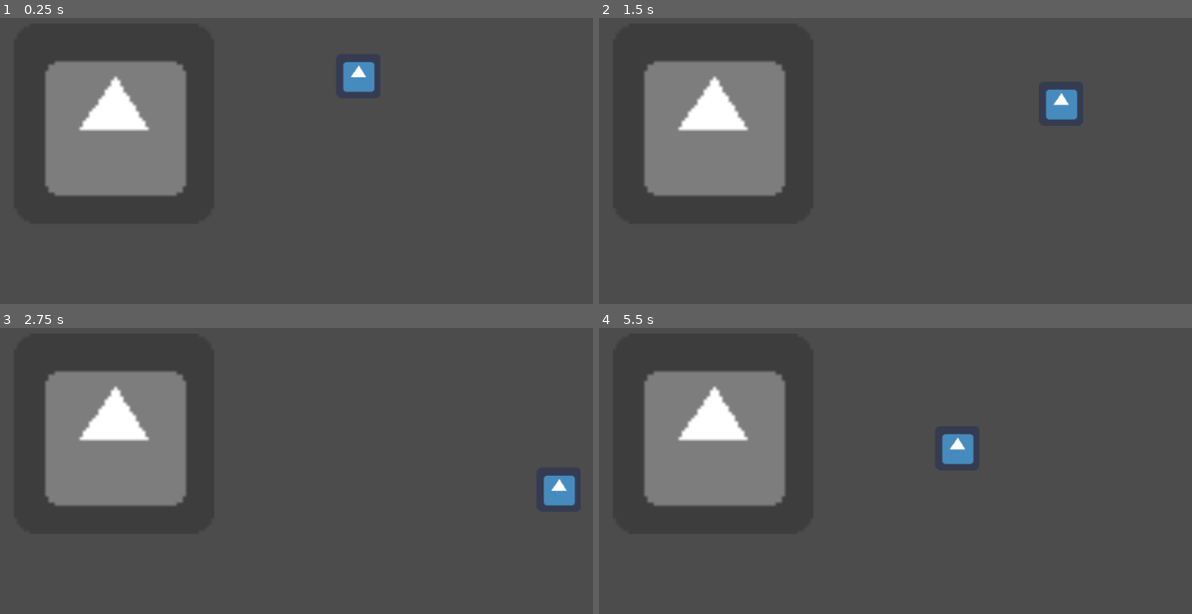
Above: before the commit, frames 1-4 (two rows, left to right).
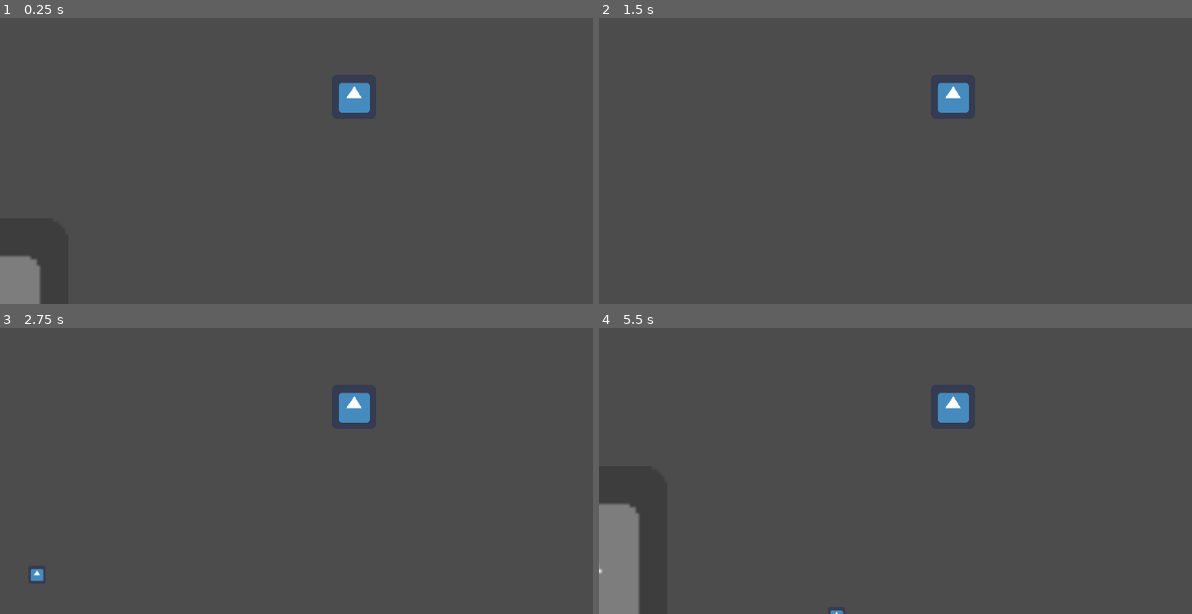
Above: after the commit, the same moments.

Repository: ShadowMitia/Primrose
Game: Godot game, scene res://Scenes/Test.tscn
Same seed, same stepped clock (60 frames per second), same inputs: the game is played once before the commit and once after it. The engine's default icon, where the game draws it, is replaced by a stand-in: a white triangle on a blue panel in a dark square.
Inputs:
- Up to frame 1 (0.25 s): no input
- Up to frame 2 (1.5 s): tap Enter at 0.5 s; hold Right (move_right) 0.53-1.28 s; hold Down (move_down) from 1.28 s (still down)
- Up to frame 3 (2.75 s): release Down (move_down) at 2.03 s; hold Right (move_right) from 2.03 s (still down)
- Up to frame 4 (5.5 s): release Right (move_right) at 2.78 s; hold Up (move_up) 2.78-3.53 s; hold Left (move_left) 3.53-5.03 s; hold Down (move_down) from 5.03 s (still down)

The runs differ from the first frame. In frame 1, 13% of the frame differs, in the area x 0-64%, y 15-100%; in frame 2, 12%; in frame 3, 12%; in frame 4, 15%.
Error after the commit: Attempt to call function 'has_object' in base 'null instance' on a null instance. (res://Scenes/Human.gd:8)

Commit message:
Basic game loop - grab object and give to human

Diff:
--- /dev/null
+++ b/Scenes/Human.gd
@@ -0,0 +1,12 @@
+extends KinematicBody2D
+
+onready var player = get_tree().root.get_child(0).get_node("PrimRose")
+
+func _on_Area2D_body_entered(body):
+
+	print(get_tree().root.name)
+	print(player.has_object())
+
+	if body.name == "PrimRose":
+		if player.has_object():
+			player.remove_object()
--- /dev/null
+++ b/Scenes/Human.tscn
@@ -0,0 +1,29 @@
+[gd_scene load_steps=5 format=2]
+
+[ext_resource path="res://icon.png" type="Texture" id=1]
+[ext_resource path="res://Scenes/Human.gd" type="Script" id=2]
+
+[sub_resource type="RectangleShape2D" id=1]
+extents = Vector2( 31.8778, 16.9234 )
+
+[sub_resource type="RectangleShape2D" id=2]
+extents = Vector2( 62.2834, 27.9142 )
+
+[node name="Human" type="KinematicBody2D"]
+script = ExtResource( 2 )
+
+[node name="Sprite" type="Sprite" parent="."]
+modulate = Color( 0.92549, 0.262745, 0.262745, 1 )
+texture = ExtResource( 1 )
+
+[node name="CollisionShape2D" type="CollisionShape2D" parent="."]
+position = Vector2( -0.280609, 14.3114 )
+shape = SubResource( 1 )
+
+[node name="Area2D" type="Area2D" parent="."]
+
+[node name="CollisionShape2D" type="CollisionShape2D" parent="Area2D"]
+modulate = Color( 1, 0.94902, 0, 1 )
+position = Vector2( -0.176773, 22.4506 )
+shape = SubResource( 2 )
+[connection signal="body_entered" from="Area2D" to="." method="_on_Area2D_body_entered"]
--- /dev/null
+++ b/Scenes/ObjectInHand.tscn
@@ -0,0 +1,8 @@
+[gd_scene load_steps=2 format=2]
+
+[ext_resource path="res://icon.png" type="Texture" id=1]
+
+[node name="ObjectInHand" type="Sprite"]
+modulate = Color( 0.478431, 0, 1, 1 )
+scale = Vector2( 0.1, 0.1 )
+texture = ExtResource( 1 )
--- /dev/null
+++ b/Scenes/PickableObject.gd
@@ -0,0 +1 @@
+extends Sprite
--- /dev/null
+++ b/Scenes/PickableObject.tscn
@@ -0,0 +1,21 @@
+[gd_scene load_steps=4 format=2]
+
+[ext_resource path="res://icon.png" type="Texture" id=1]
+[ext_resource path="res://Scenes/PickableZone.gd" type="Script" id=2]
+
+[sub_resource type="RectangleShape2D" id=1]
+extents = Vector2( 32.3457, 32.202 )
+
+[node name="PickableObject" type="Sprite" groups=[
+"Pickable",
+]]
+position = Vector2( 554.589, 411.192 )
+scale = Vector2( 0.4, 0.4 )
+texture = ExtResource( 1 )
+
+[node name="Area2D" type="Area2D" parent="."]
+script = ExtResource( 2 )
+
+[node name="CollisionShape2D" type="CollisionShape2D" parent="Area2D"]
+shape = SubResource( 1 )
+[connection signal="body_entered" from="Area2D" to="Area2D" method="_on_Area2D_body_entered"]
--- /dev/null
+++ b/Scenes/PickableZone.gd
@@ -0,0 +1,7 @@
+extends Area2D
+
+func _on_Area2D_body_entered(body):
+	#if (body.has_method("add_object")):
+	if (body.name == "PrimRose"):
+		body.add_object()
+		get_parent().queue_free()
--- a/Scenes/PrimRose.tscn
+++ b/Scenes/PrimRose.tscn
@@ -4,7 +4,7 @@
 [ext_resource path="res://icon.png" type="Texture" id=2]
 
 [sub_resource type="RectangleShape2D" id=1]
-extents = Vector2( 31.3493, 31.3386 )
+extents = Vector2( 31.3493, 14.4128 )
 
 [node name="PrimRose" type="KinematicBody2D"]
 position = Vector2( 518.475, 269.747 )
@@ -17,5 +17,8 @@
 texture = ExtResource( 2 )
 
 [node name="CollisionShape2D" type="CollisionShape2D" parent="."]
-position = Vector2( 0, 0.111362 )
+position = Vector2( 0, 16.8157 )
 shape = SubResource( 1 )
+
+[node name="Camera2D" type="Camera2D" parent="."]
+current = true
--- a/Scenes/Test.tscn
+++ b/Scenes/Test.tscn
@@ -1,15 +1,22 @@
-[gd_scene load_steps=4 format=2]
+[gd_scene load_steps=6 format=2]
 
 [ext_resource path="res://Scenes/PrimRose.tscn" type="PackedScene" id=1]
 [ext_resource path="res://icon.png" type="Texture" id=2]
 [ext_resource path="res://Assets/Shaders/BlackAndWhiteMaterial.tres" type="Material" id=3]
+[ext_resource path="res://Scenes/PickableObject.tscn" type="PackedScene" id=4]
+[ext_resource path="res://Scenes/Human.tscn" type="PackedScene" id=5]
 
 [node name="Node2D" type="Node2D"]
 
-[node name="PrimRose" parent="." instance=ExtResource( 1 )]
+[node name="PickableObject" parent="." instance=ExtResource( 4 )]
 
 [node name="BW_Shader" type="Sprite" parent="."]
 material = ExtResource( 3 )
 position = Vector2( 165.029, 339.225 )
 scale = Vector2( 4.52384, 4.52384 )
 texture = ExtResource( 2 )
+
+[node name="PrimRose" parent="." instance=ExtResource( 1 )]
+position = Vector2( 723.197, 18.0487 )
+
+[node name="Human" parent="." instance=ExtResource( 5 )]
--- a/Scripts/PrimRose.gd
+++ b/Scripts/PrimRose.gd
@@ -1,6 +1,13 @@
 extends KinematicBody2D
 
 export(float) var SPEED = 200
+
+func _process(delta):
+	for i in get_slide_count():
+			var collision = get_slide_collision(i)
+			if collision.collider.name.substr(0, 9) == "Dead Tree":
+				collision.collider.set_velocity(-collision.normal)
+
 
 func _physics_process(delta):
 
@@ -12,3 +19,14 @@
 	velocity *= SPEED
 
 	velocity = move_and_slide(velocity, Vector2.ZERO)
+
+
+func add_object():
+	var node = load("res://Scenes/ObjectInHand.tscn").instance()
+	add_child(node)
+
+func remove_object():
+	remove_child(get_node("ObjectInHand"))
+
+func has_object():
+	return get_node_or_null("ObjectInHand") != null
